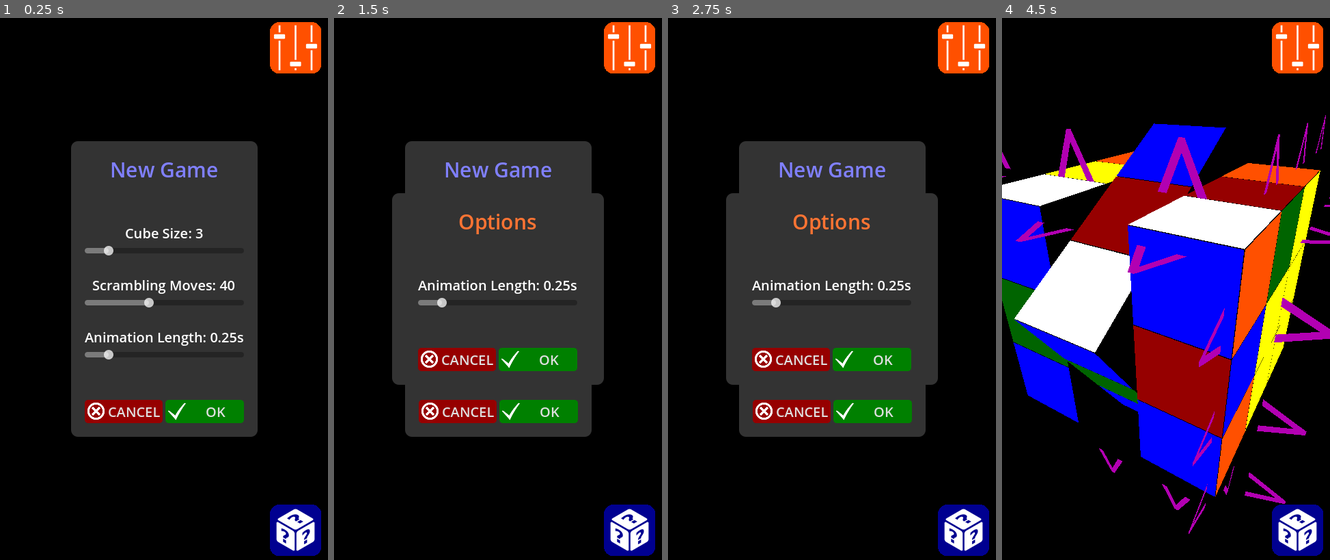
Above: before the commit, frames 1-4 (left to right).
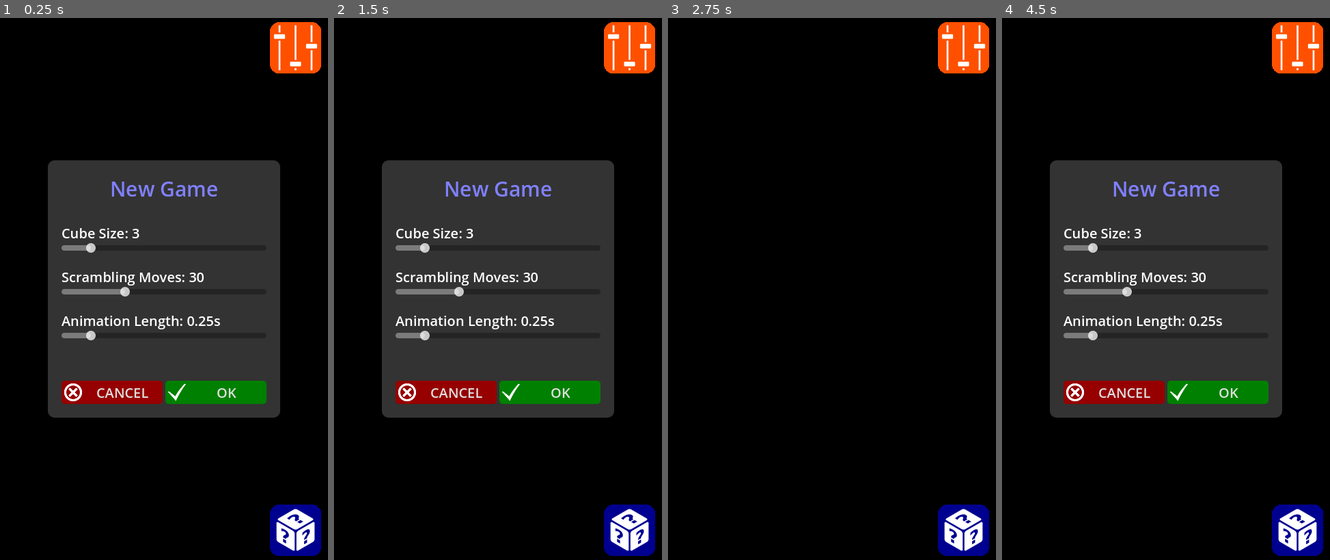
Above: after the commit, the same moments.

Repository: yannprada/n-cube
Game: Godot game, scene res://scenes/game/game.tscn
The game is run twice, just before and just after one commit, with the same random seed, the same clock (stepped at 60 frames per second) and the same inputs.
Inputs (mouse positions are in pixels of both pictures, inside the frame that each line leads up to):
- Up to frame 1 (0.25 s): no input
- Up to frame 2 (1.5 s): click (629, 45) at 0.5 s; click (629, 532) at 1.25 s
- Up to frame 3 (2.75 s): click (963, 532) at 2 s
- Up to frame 4 (4.5 s): click (1205, 413) at 2.75 s, where only the run before the commit has a clickable "OK"; click (1205, 359) at 3.5 s, where only the run before the commit has a clickable "OK"; click (1297, 532) at 4.27 s

The runs differ from the first frame. In frame 1, 17% of the frame differs, in the area x 14-86%, y 22-78%; in frame 2, 16%; in frame 3, 34%; in frame 4, 46%, in the area x 0-100%, y 17-96%.

Commit message:
Refactored sliders and QoL: 	- buttons "new game" and "options" toggle visibility instead of just showing panels

Diff:
--- a/scenes/game/UI/UI.tscn
+++ b/scenes/game/UI/UI.tscn
@@ -7,6 +7,7 @@
 [ext_resource type="Texture2D" uid="uid://de1pexsyxa7pq" path="res://assets/settings75.png" id="4_dhitd"]
 [ext_resource type="Texture2D" uid="uid://yevb552t60ls" path="res://assets/ok75.png" id="5_u6q2i"]
 [ext_resource type="Texture2D" uid="uid://drm7qx0x6scea" path="res://assets/settings75pressed.png" id="5_ydonv"]
+[ext_resource type="PackedScene" uid="uid://dw6vahsano2yk" path="res://scenes/label_slider/label_slider.tscn" id="6_ydonv"]
 
 [sub_resource type="StyleBoxFlat" id="StyleBoxFlat_iotsf"]
 bg_color = Color(0.2, 0.2, 0.2, 1)
@@ -149,6 +150,7 @@
 theme_override_constants/margin_bottom = 20
 
 [node name="VBoxContainer" type="VBoxContainer" parent="NewGamePanel/MarginContainer"]
+custom_minimum_size = Vector2(300, 0)
 layout_mode = 2
 
 [node name="Label" type="Label" parent="NewGamePanel/MarginContainer/VBoxContainer"]
@@ -162,54 +164,37 @@
 theme_override_constants/separation = 50
 theme_override_styles/separator = SubResource("StyleBoxEmpty_lc2xo")
 
-[node name="SizeLabel" type="Label" parent="NewGamePanel/MarginContainer/VBoxContainer"]
-unique_name_in_owner = true
-layout_mode = 2
-text = "Cube Size: 3"
-horizontal_alignment = 1
-
-[node name="SizeSlider" type="HSlider" parent="NewGamePanel/MarginContainer/VBoxContainer"]
+[node name="SizeSlider" parent="NewGamePanel/MarginContainer/VBoxContainer" instance=ExtResource("6_ydonv")]
 unique_name_in_owner = true
 layout_mode = 2
 min_value = 2.0
 max_value = 10.0
 value = 3.0
-rounded = true
+message = "Cube Size: %.0f"
 
 [node name="HSeparator2" type="HSeparator" parent="NewGamePanel/MarginContainer/VBoxContainer"]
 layout_mode = 2
-theme_override_constants/separation = 20
-theme_override_styles/separator = SubResource("StyleBoxEmpty_lc2xo")
-
-[node name="ScramblingLabel" type="Label" parent="NewGamePanel/MarginContainer/VBoxContainer"]
-unique_name_in_owner = true
-layout_mode = 2
-text = "Scrambling Moves: 40"
-horizontal_alignment = 1
-
-[node name="ScramblingSlider" type="HSlider" parent="NewGamePanel/MarginContainer/VBoxContainer"]
-unique_name_in_owner = true
-layout_mode = 2
-value = 40.0
-rounded = true
+theme_override_constants/separation = 40
+theme_override_styles/separator = SubResource("StyleBoxEmpty_lc2xo")
+
+[node name="ScramblingSlider" parent="NewGamePanel/MarginContainer/VBoxContainer" instance=ExtResource("6_ydonv")]
+unique_name_in_owner = true
+layout_mode = 2
+value = 30.0
+message = "Scrambling Moves: %.0f"
 
 [node name="HSeparator3" type="HSeparator" parent="NewGamePanel/MarginContainer/VBoxContainer"]
 layout_mode = 2
-theme_override_constants/separation = 20
-theme_override_styles/separator = SubResource("StyleBoxEmpty_lc2xo")
-
-[node name="TweenLabel" type="Label" parent="NewGamePanel/MarginContainer/VBoxContainer"]
-unique_name_in_owner = true
-layout_mode = 2
-text = "Animation Length: 0.25s"
-horizontal_alignment = 1
-
-[node name="TweenSlider" type="HSlider" parent="NewGamePanel/MarginContainer/VBoxContainer"]
+theme_override_constants/separation = 40
+theme_override_styles/separator = SubResource("StyleBoxEmpty_lc2xo")
+
+[node name="TweenSlider" parent="NewGamePanel/MarginContainer/VBoxContainer" instance=ExtResource("6_ydonv")]
 unique_name_in_owner = true
 layout_mode = 2
 max_value = 2.0
 step = 0.05
 value = 0.25
+message = "Animation Length: %.2fs"
 
 [node name="HSeparator4" type="HSeparator" parent="NewGamePanel/MarginContainer/VBoxContainer"]
 layout_mode = 2
@@ -268,6 +253,7 @@
 theme_override_constants/margin_bottom = 20
 
 [node name="VBoxContainer" type="VBoxContainer" parent="OptionsPanel/MarginContainer"]
+custom_minimum_size = Vector2(300, 0)
 layout_mode = 2
 
 [node name="Label" type="Label" parent="OptionsPanel/MarginContainer/VBoxContainer"]
@@ -281,18 +267,13 @@
 theme_override_constants/separation = 50
 theme_override_styles/separator = SubResource("StyleBoxEmpty_lc2xo")
 
-[node name="TweenLabelOpt" type="Label" parent="OptionsPanel/MarginContainer/VBoxContainer"]
-unique_name_in_owner = true
-layout_mode = 2
-text = "Animation Length: 0.25s"
-horizontal_alignment = 1
-
-[node name="TweenSliderOpt" type="HSlider" parent="OptionsPanel/MarginContainer/VBoxContainer"]
+[node name="TweenSliderOpt" parent="OptionsPanel/MarginContainer/VBoxContainer" instance=ExtResource("6_ydonv")]
 unique_name_in_owner = true
 layout_mode = 2
 max_value = 2.0
 step = 0.05
 value = 0.25
+message = "Animation Length: %.2fs"
 
 [node name="HSeparator4" type="HSeparator" parent="OptionsPanel/MarginContainer/VBoxContainer"]
 layout_mode = 2
@@ -326,11 +307,7 @@
 
 [connection signal="pressed" from="TopRight/Options" to="." method="_on_options_pressed"]
 [connection signal="pressed" from="BottomRight/NewGame" to="." method="_on_new_game_pressed"]
-[connection signal="value_changed" from="NewGamePanel/MarginContainer/VBoxContainer/SizeSlider" to="." method="_on_size_slider_value_changed"]
-[connection signal="value_changed" from="NewGamePanel/MarginContainer/VBoxContainer/ScramblingSlider" to="." method="_on_scrambling_slider_value_changed"]
-[connection signal="value_changed" from="NewGamePanel/MarginContainer/VBoxContainer/TweenSlider" to="." method="_on_tween_slider_value_changed"]
 [connection signal="pressed" from="NewGamePanel/MarginContainer/VBoxContainer/HBoxContainer/Cancel" to="." method="_on_new_game_cancel_pressed"]
 [connection signal="pressed" from="NewGamePanel/MarginContainer/VBoxContainer/HBoxContainer/OK" to="." method="_on_new_game_ok_pressed"]
-[connection signal="value_changed" from="OptionsPanel/MarginContainer/VBoxContainer/TweenSliderOpt" to="." method="_on_tween_slider_opt_value_changed"]
 [connection signal="pressed" from="OptionsPanel/MarginContainer/VBoxContainer/HBoxContainer/Cancel" to="." method="_on_options_cancel_pressed"]
 [connection signal="pressed" from="OptionsPanel/MarginContainer/VBoxContainer/HBoxContainer/OK" to="." method="_on_options_ok_pressed"]
--- a/scenes/game/UI/ui.gd
+++ b/scenes/game/UI/ui.gd
@@ -7,18 +7,6 @@
 
 
 # NEW GAME
-func _on_size_slider_value_changed(value: int) -> void:
-	%SizeLabel.text = 'Cube Size: ' + str(value)
-
-
-func _on_scrambling_slider_value_changed(value: int) -> void:
-	%ScramblingLabel.text = 'Scrambling Moves: ' + str(value)
-
-
-func _on_tween_slider_value_changed(value: float) -> void:
-	%TweenLabel.text = 'Animation Length: %.2fs' % value
-
-
 func _on_new_game_ok_pressed() -> void:
 	var moves = %ScramblingSlider.value
 	_tween_duration = %TweenSlider.value
@@ -36,13 +24,11 @@
 
 
 func _on_new_game_pressed() -> void:
-	%NewGamePanel.show()
+	%OptionsPanel.hide()
+	%TweenSlider.value = _tween_duration
+	%NewGamePanel.visible = not %NewGamePanel.visible
 
 # OPTIONS
-func _on_tween_slider_opt_value_changed(value: float) -> void:
-	%TweenLabelOpt.text = 'Animation Length: %.2fs' % value
-
-
 func _on_options_ok_pressed() -> void:
 	%OptionsPanel.hide()
 	_tween_duration = %TweenSliderOpt.value
@@ -54,5 +40,6 @@
 
 
 func _on_options_pressed() -> void:
+	%NewGamePanel.hide()
 	%TweenSliderOpt.value = _tween_duration
-	%OptionsPanel.show()
+	%OptionsPanel.visible = not %OptionsPanel.visible
--- /dev/null
+++ b/scenes/label_slider/label_slider.gd
@@ -0,0 +1,15 @@
+extends HSlider
+
+@export var message: String = 'Value: %f'
+
+
+func _ready() -> void:
+	_update_label(value)
+
+
+func _on_value_changed(_value: float) -> void:
+	_update_label(_value)
+
+
+func _update_label(_value: float) -> void:
+	%Label.text = message % _value
--- /dev/null
+++ b/scenes/label_slider/label_slider.tscn
@@ -0,0 +1,18 @@
+[gd_scene load_steps=2 format=3 uid="uid://dw6vahsano2yk"]
+
+[ext_resource type="Script" uid="uid://chefx50x7014d" path="res://scenes/label_slider/label_slider.gd" id="1_hmeit"]
+
+[node name="LabelSlider" type="HSlider"]
+offset_right = 480.0
+offset_bottom = 16.0
+script = ExtResource("1_hmeit")
+message = "Value: %.0f"
+
+[node name="Label" type="Label" parent="."]
+unique_name_in_owner = true
+layout_mode = 2
+offset_top = -28.0
+offset_right = 480.0
+offset_bottom = -4.0
+
+[connection signal="value_changed" from="." to="." method="_on_value_changed"]
Not shown: 1 places in scenes/game/UI/UI.tscn that only renumber resources
Not shown, added: scenes/label_slider/label_slider.gd.uid
